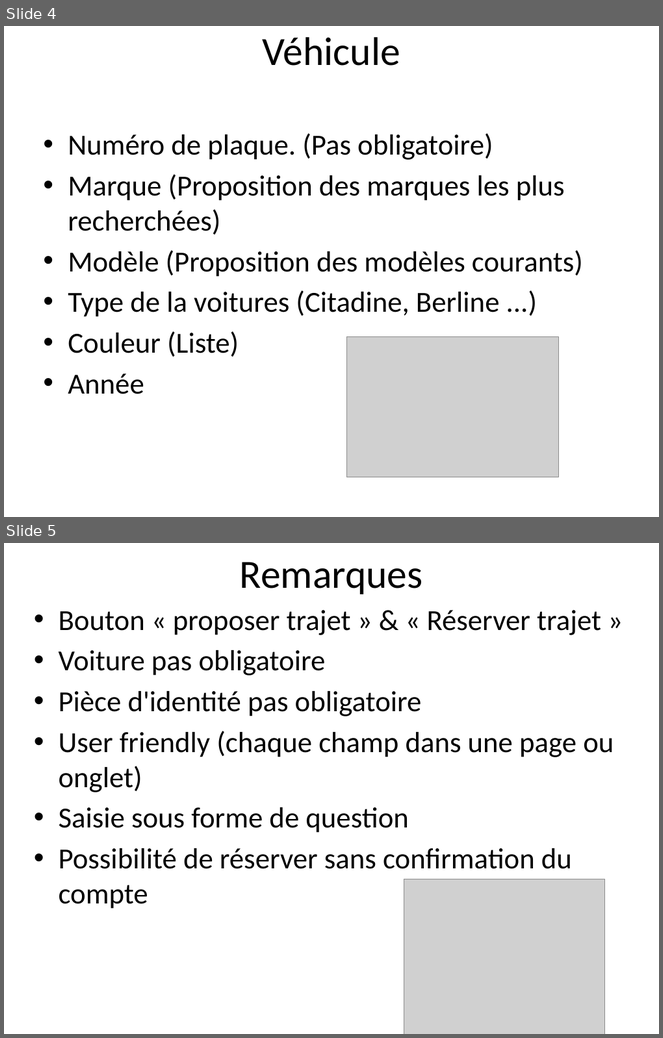
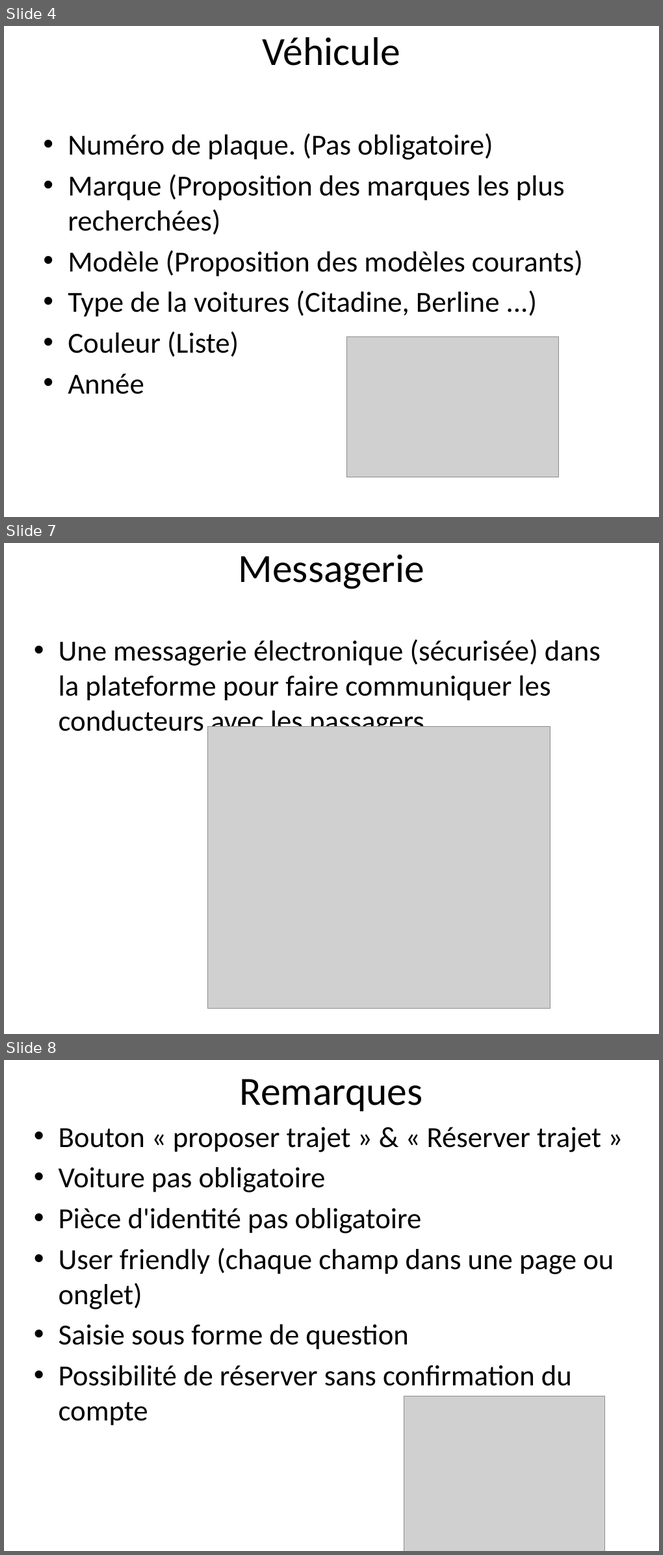
Before and after one commit to aminebarrima/M2A_Documentation, a slide deck: Conducteur/Scénarios_Conducteur.pptx. Shown one above the other, each under a label of ours: slides 4 and 5 before the commit, slides 4, 7 and 8 after it; the slides between them are not shown. The pictures are 663x1038 and 663x1555 pixels, drawn with LibreOffice and Linux fonts; fonts in the diff are those of the drawing; grey boxes stand for pictures. Boxes give left, top, right and bottom in pixels: in the first picture for what was removed or moved away, otherwise in the second. Text is boxed around its words. In the diff, an @@ line names an element or a change of style, - is before the commit and + after.

Commit message:
[Conducteur] Pres v1.1

```diff
--- a/Conducteur/Scénarios_Conducteur.pptx
+++ b/Conducteur/Scénarios_Conducteur.pptx
@@ slide 7 added at [4,543,659,1034], background #FFFFFF @@
@@ title added at [239,554,425,589], 44 pt, text #000000 @@
+Messagerie
@@ text added at [59,639,601,731], 32 pt, text #000000 @@
+• Une messagerie électronique (sécurisée) dans la plateforme pour faire communiquer les conducteurs avec les passagers.
@@ picture added at [207,727,551,1010] @@
@@ what was slide 5 is now slide 8 @@
```
Also in this commit, not shown: 2 other slides added.
